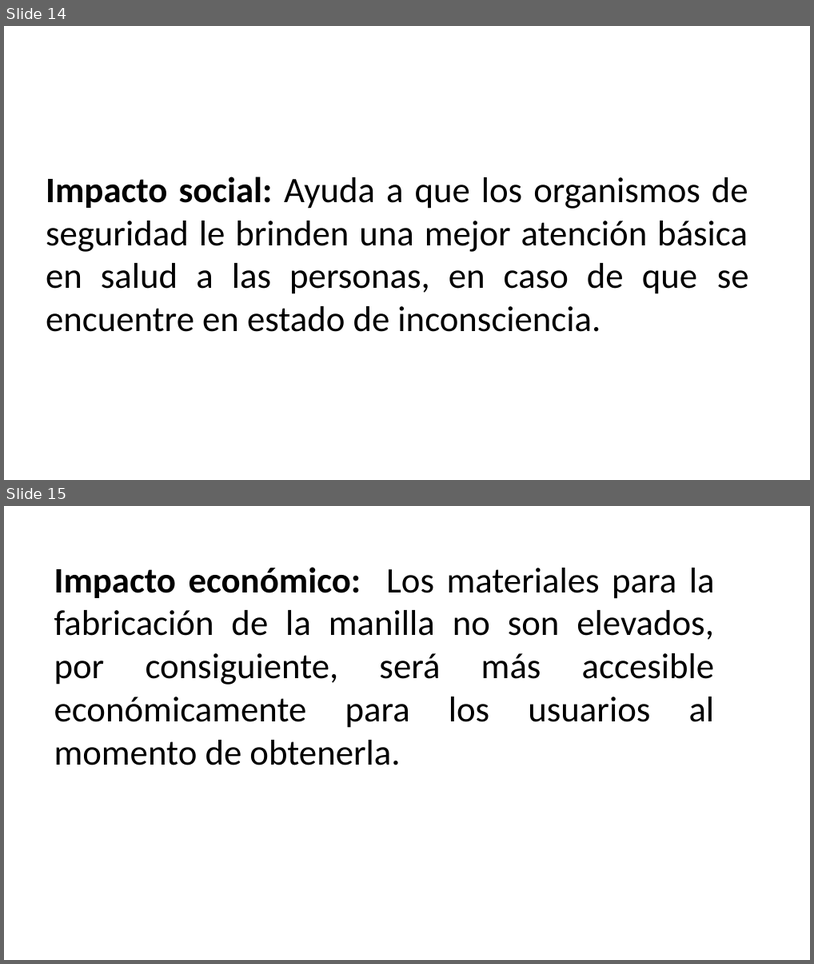
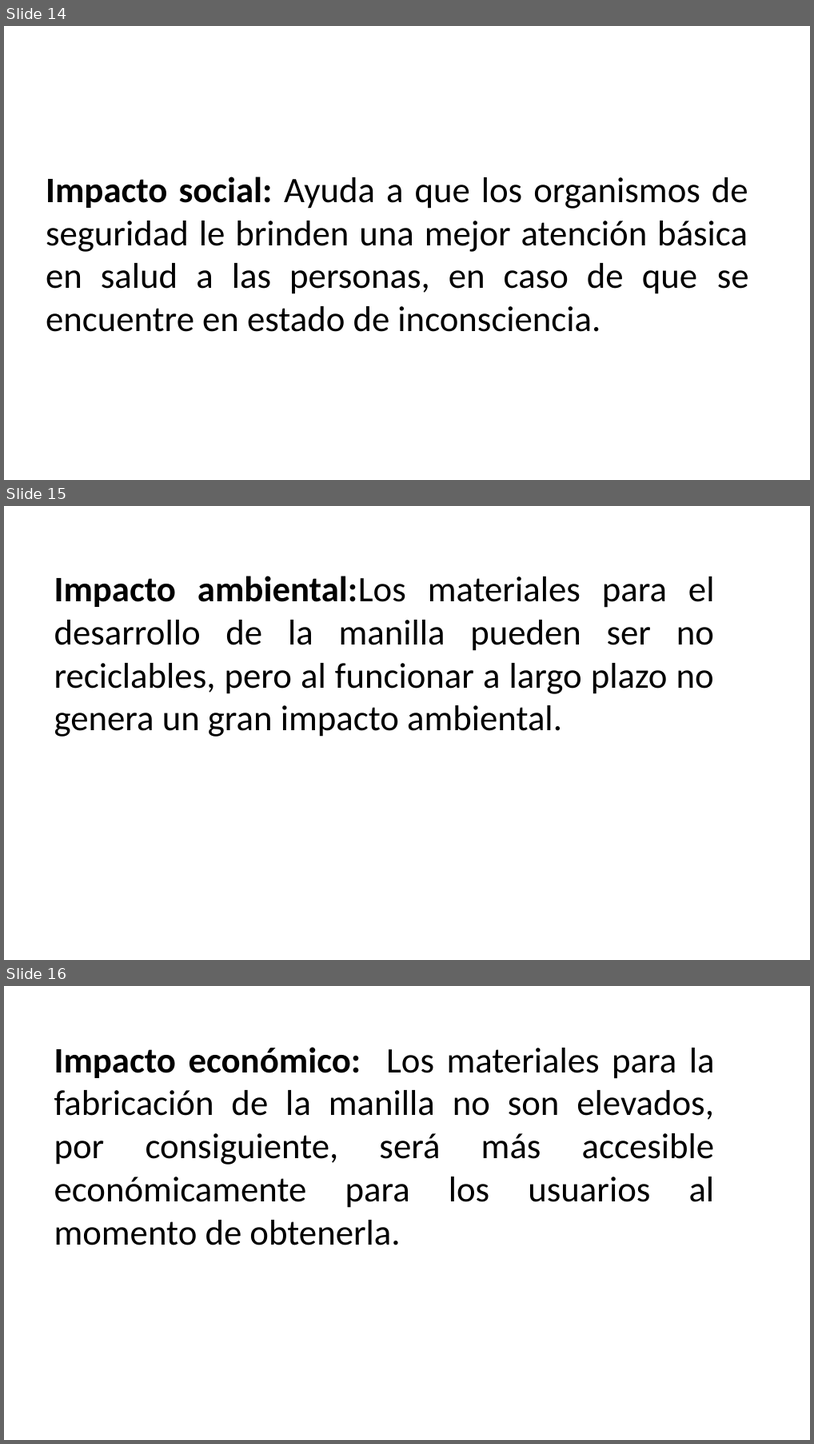
Before and after one commit to Dalvarez491/IdHand, a slide deck: Pulsera para identificación de personas en estado de inconciencia ultima verción.pptx. Shown one above the other, each under a label of ours: slides 14 and 15 before the commit, slides 14, 15 and 16 after it. The pictures are 814x964 and 814x1444 pixels, drawn with LibreOffice and Linux fonts; fonts in the diff are those of the drawing; background and template pictures are left out. Boxes give left, top, right and bottom in pixels: in the first picture for what was removed or moved away, otherwise in the second. Text is boxed around its words. In the diff, an @@ line names an element or a change of style, - is before the commit and + after.

Commit message:
Tercer commit

```diff
--- a/Pulsera para identificación de personas en estado de inconciencia ultima verción.pptx
+++ b/Pulsera para identificación de personas en estado de inconciencia ultima verción.pptx
@@ slide 15 added at box(4, 506, 810, 960), background picture (left out) @@
@@ text added at box(54, 576, 715, 736), 32 pt, text #000000 @@
+Impacto ambiental:Los materiales para el desarrollo de la manilla pueden ser no reciclables, pero al funcionar a largo plazo no genera un gran impacto ambiental.
@@ what was slide 15 is now slide 16 @@
```
